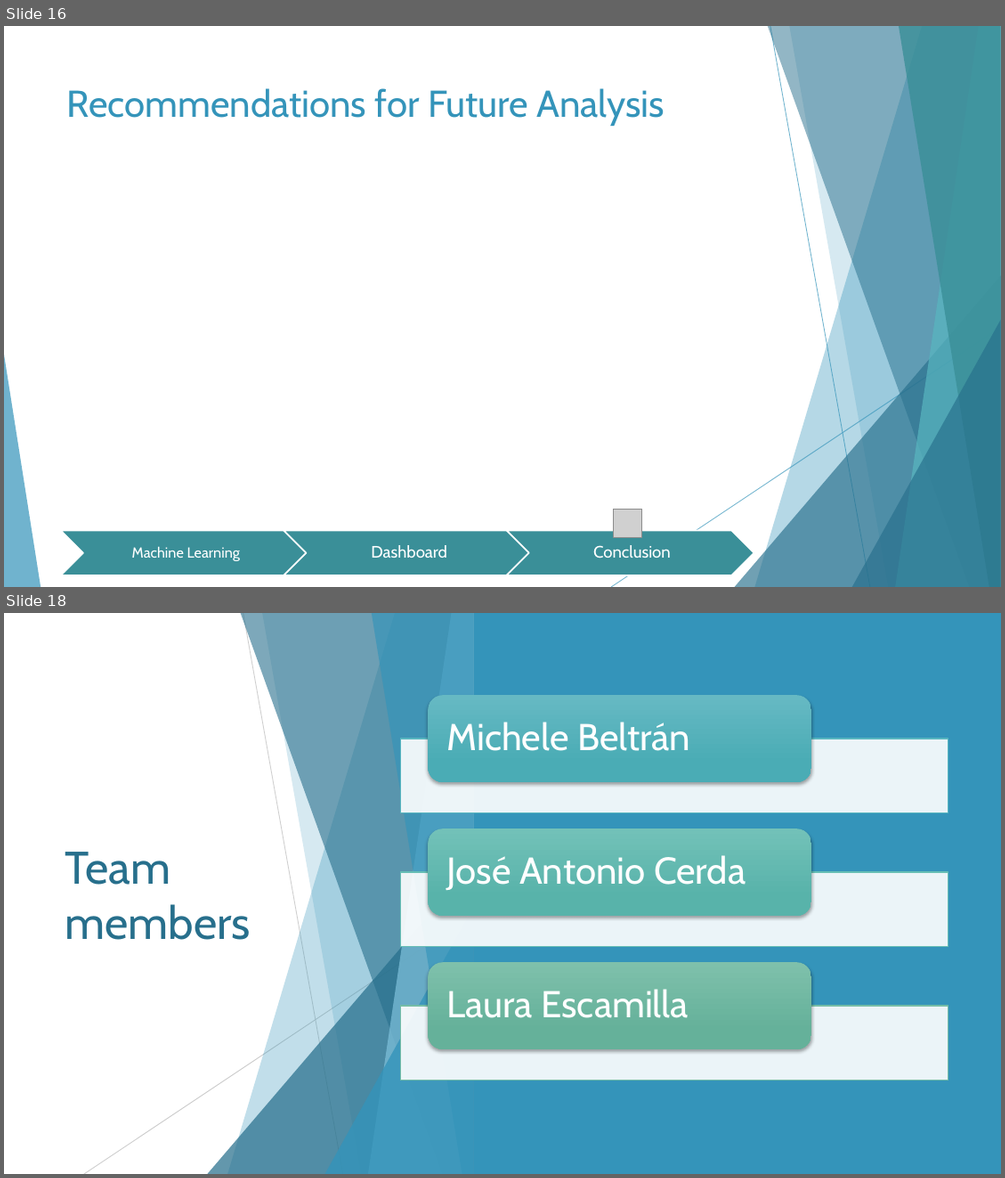
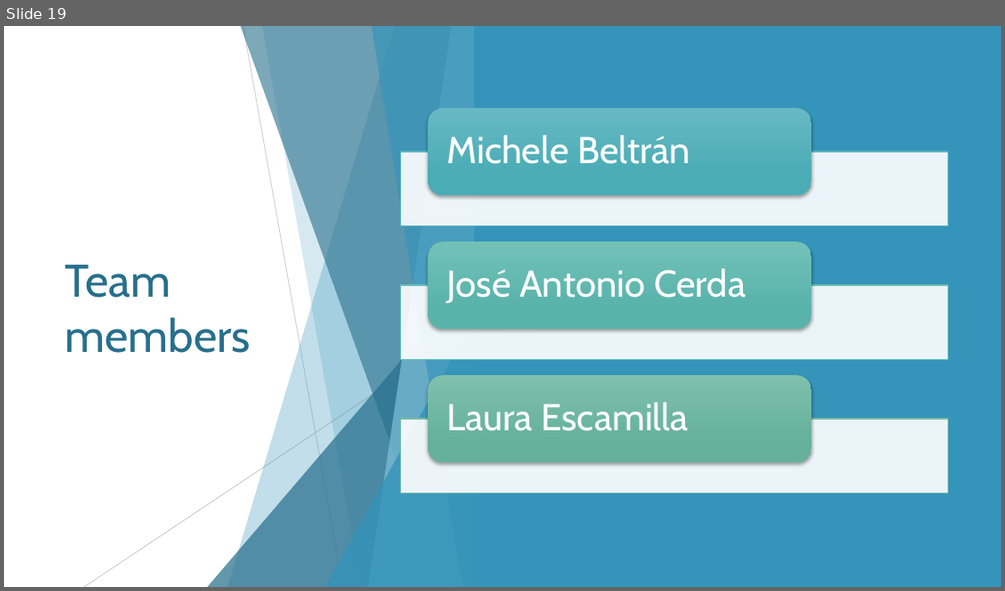
Before and after one commit to jcerda1994/Proyecto_final_1, a slide deck: Final Presentation.pptx. Shown one above the other, each under a label of ours: slides 16 and 18 before the commit, slide 19 after it; the slides between them are not shown. The pictures are 1005x1178 and 1005x591 pixels, drawn with LibreOffice and Linux fonts; fonts in the diff are those of the drawing; grey boxes stand for pictures. Boxes give left, top, right and bottom in pixels: in the first picture for what was removed or moved away, otherwise in the second. Text is boxed around its words. In the diff, an @@ line names an element or a change of style, - is before the commit and + after.

```diff
--- a/Final Presentation.pptx
+++ b/Final Presentation.pptx
@@ slide 16 removed at [4, 26, 1001, 587], background #FFFFFF; not listed: 10 template elements that a slide beside it also shows @@
@@ title removed at [67, 88, 664, 126] @@
-Recommendations for Future Analysis
@@ picture removed at [614, 509, 642, 538] @@
@@ group removed at [61, 530, 754, 575]: 3 chevrons, 3 texts @@
-Machine Learning
-Dashboard
-Conclusion
@@ what was slide 18 is now slide 19 @@
```
Also in this commit, not shown: 15 slides changed, 2 slides added.
